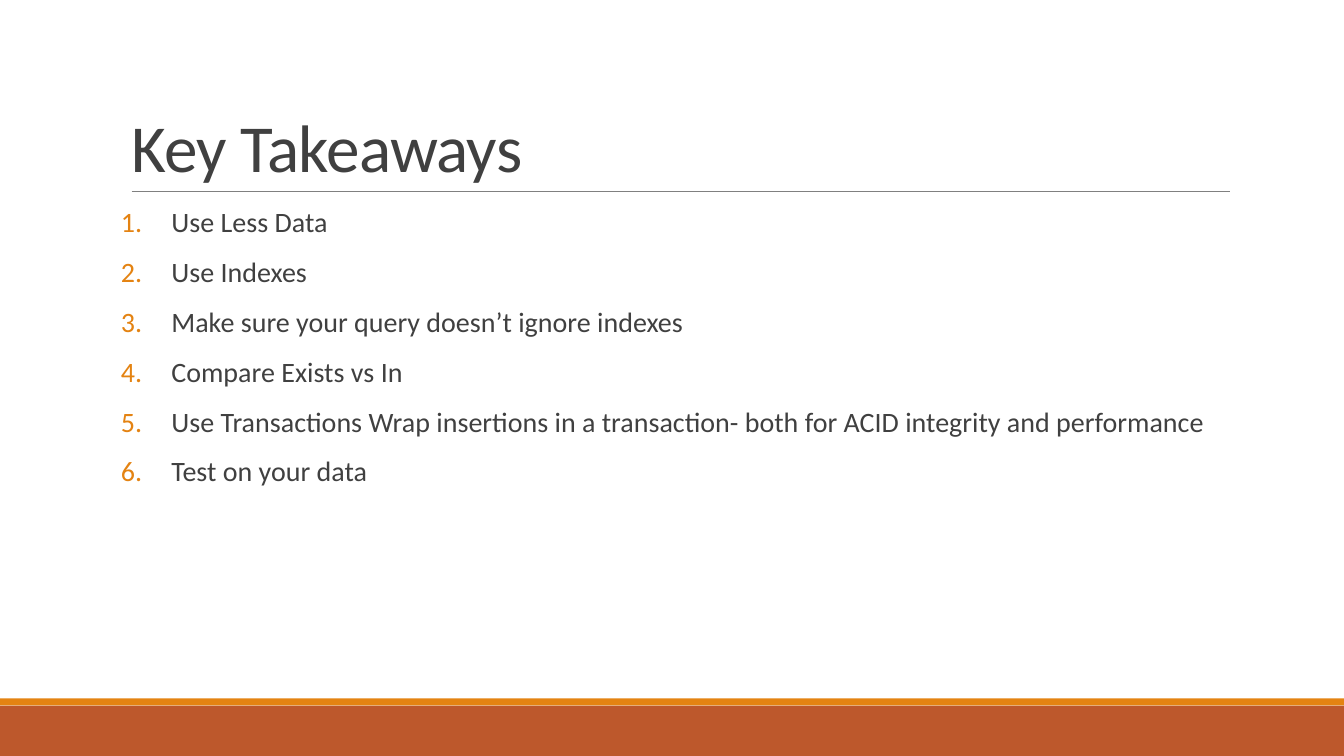
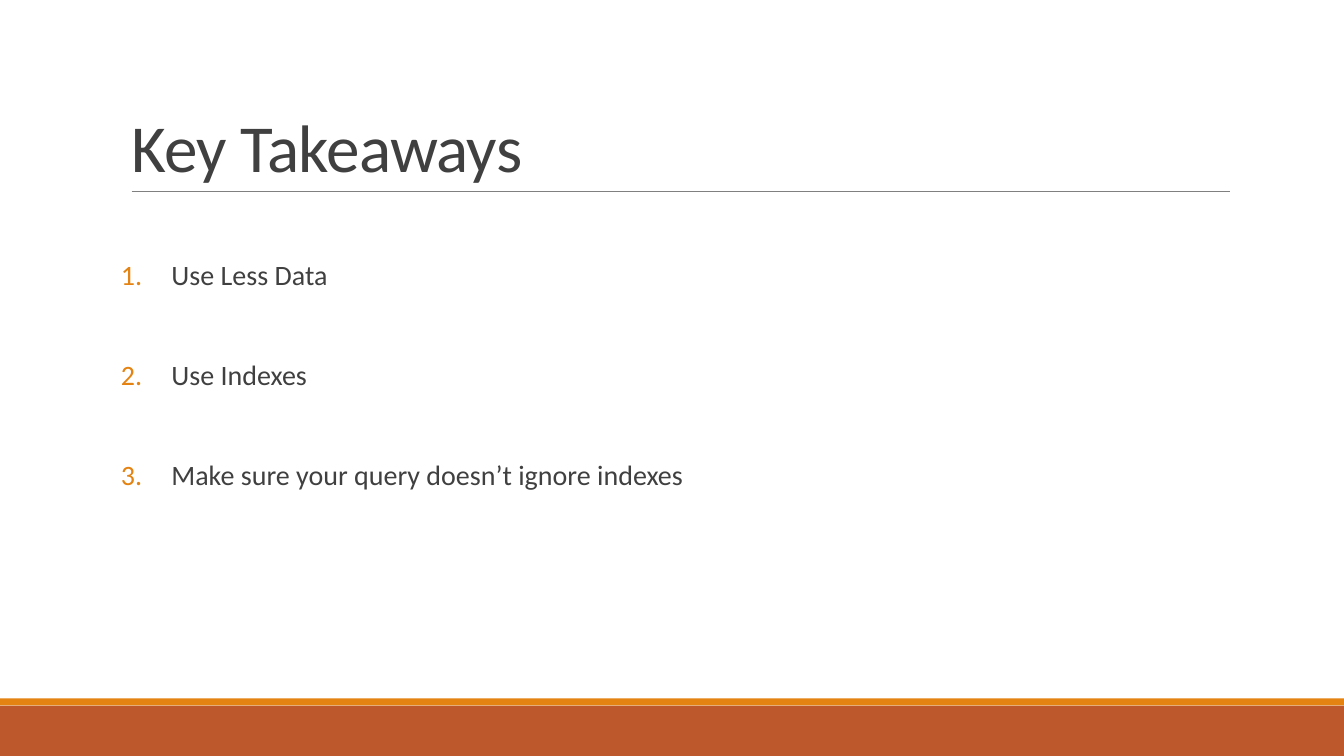
Before and after one commit to DanielPeshkov/skillstorm-training, a slide deck: slide 5 of QA/QA 2/presentation.pptx (slide 7 before the commit). Drawn at 1344x756 pixels with LibreOffice and Linux fonts; fonts in the diff are those of the drawing. Boxes give left, top, right and bottom in pixels: in the first picture for what was removed or moved away, otherwise in the second. Text is boxed around its words. In the diff, an @@ line names an element or a change of style, - is before the commit and + after.

Commit message:
QA 2 presentation

```diff
--- a/QA/QA 2/presentation.pptx
+++ b/QA/QA 2/presentation.pptx
@@ text at box(171, 363, 1203, 486): paragraphs removed @@
-4. Compare Exists vs In
-5. Use Transactions Wrap insertions in a transaction- both for ACID integrity and performance
-6. Test on your data
```
Also in this commit, not shown: 2 other slides changed, 2 slides removed, 1 other file.
